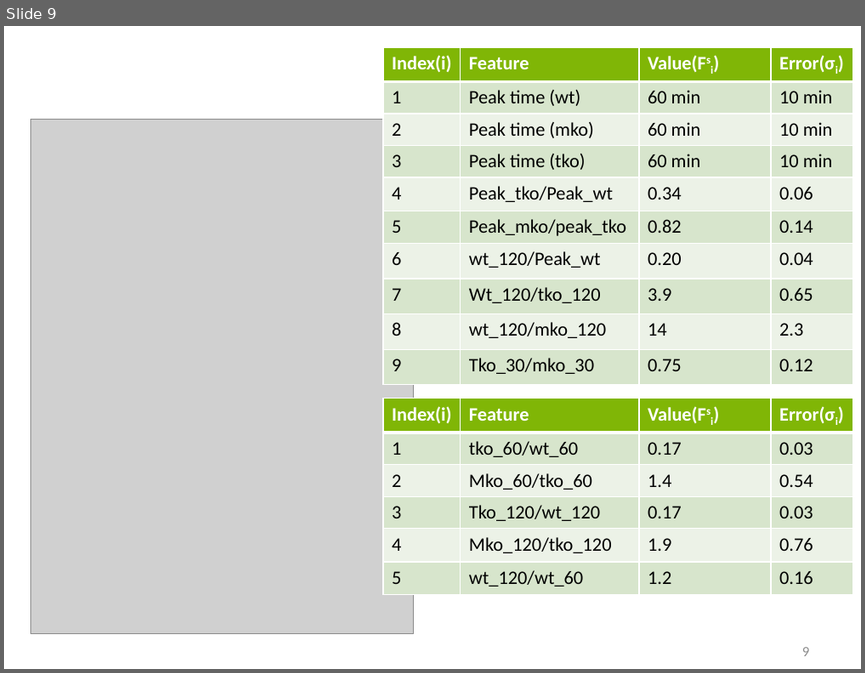
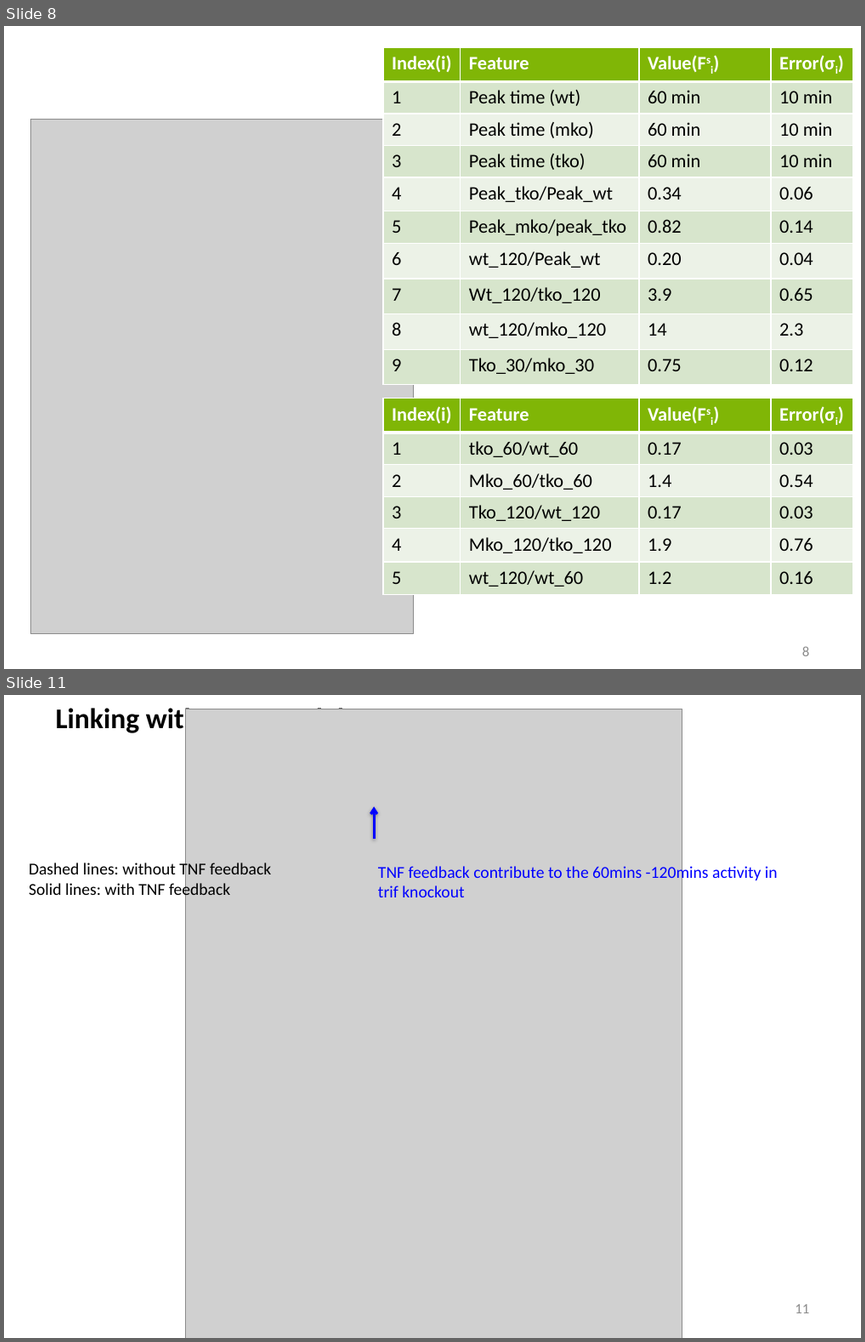
Before and after one commit to biomystery/TNF_regulation, a slide deck: TNF_Slides.pptx. Shown one above the other, each under a label of ours: slide 9 before the commit, slides 8 and 11 after it; the slides between them are not shown. The pictures are 865x673 and 865x1342 pixels, drawn with LibreOffice and Linux fonts; fonts in the diff are those of the drawing; grey boxes stand for pictures. Boxes give left, top, right and bottom in pixels: in the first picture for what was removed or moved away, otherwise in the second. Text is boxed around its words. In the diff, an @@ line names an element or a change of style, - is before the commit and + after.

```diff
--- a/TNF_Slides.pptx
+++ b/TNF_Slides.pptx
@@ slide 11 added at [4, 695, 861, 1338], background #FFFFFF @@
@@ text added at [56, 705, 345, 736], 24 pt, text #000000, bold @@
+Linking with TLR4 model
@@ picture added at [185, 709, 681, 1338] @@
@@ arrow added from (374, 839) to (374, 806), #0000FF 2 pt @@
@@ text added at [29, 861, 271, 900], 14 pt, text #000000 @@
+Dashed lines: without TNF feedback
+Solid lines: with TNF feedback
@@ text added at [378, 863, 778, 897], 14 pt, text #0000FF @@
+TNF feedback contribute to the 60mins -120mins activity in trif knockout
@@ page number added at [794, 1304, 809, 1313], 12 pt, text #8C8C8C @@
+11
@@ what was slide 9 is now slide 8 @@
@@ page number at [802, 646, 809, 656]: text changed @@
-9
+8
```
Also in this commit, not shown: 5 slides changed, 3 other slides added, 5 slides removed, 20 other files.
